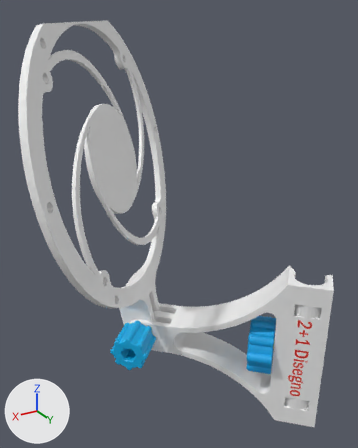
The glTF model src/assets/models/Scooler.glb as it was, and as the next commit left it.
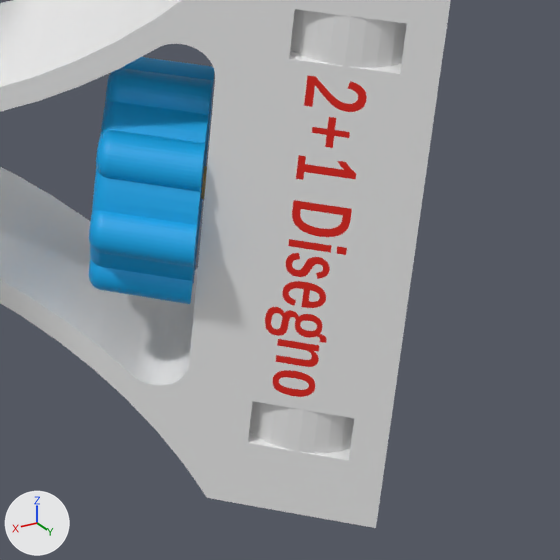
Old and new are each drawn whole from a 50 mm lens placed at (134.0, 242.0, 121.0), pointed at (-9.0, 4.0, 2.0) and again close up on the part from 63% to 100% of the width and 67% to 97% of the height. The lights are fixed; the arrows at lower left show +X, +Y and +Z. Where no turn or scale is listed for an object, it has been applied to the vertices.

In view in the first close-up: 'Brazo2.001', 'Perilla_Del_Centro.001'.
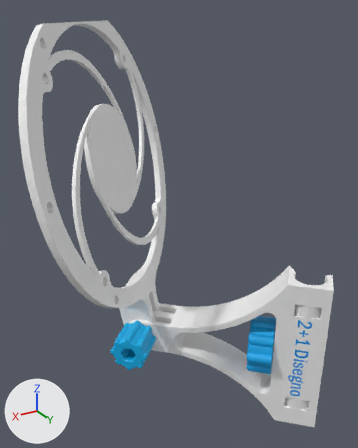
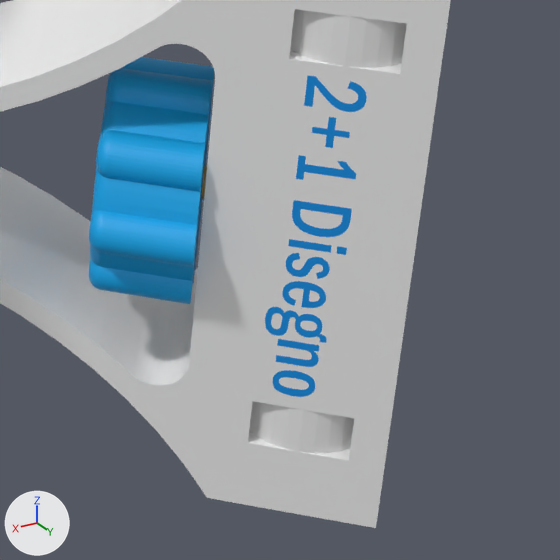
The change, as a list of edits to the scene's bpy script:
```text
Change mat_material_010:
    mat_material_010.base_color: (0.8, 0.0166, 0.00792) -> (0.0, 0.284, 0.8)  # red #e72316 -> blue #0091e7
```

What differs and where, as boxes (x1, y1, x2, y2) in the close-ups (560 x 560 px):
'Brazo2.001', recoloured (red to blue)
    both: (262, 72, 370, 400)
